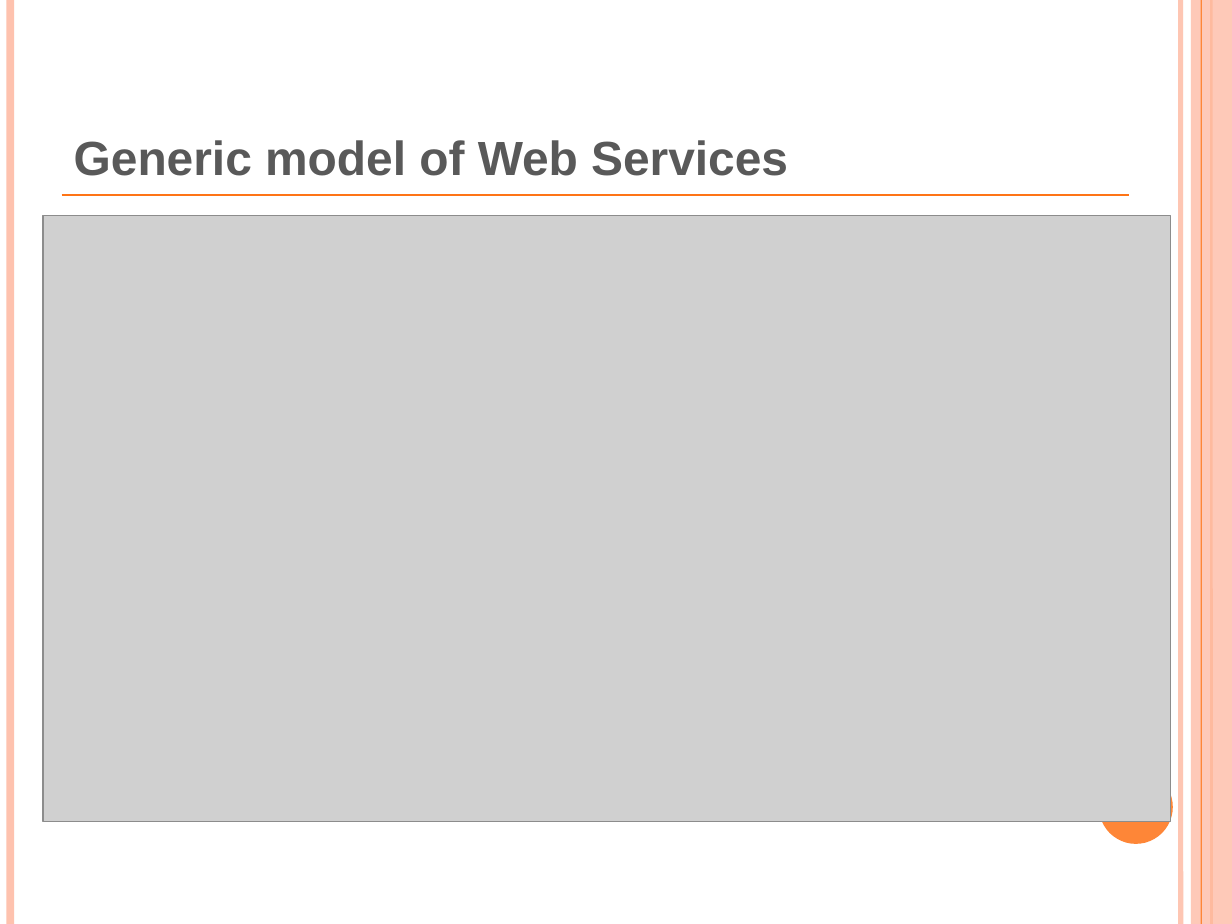
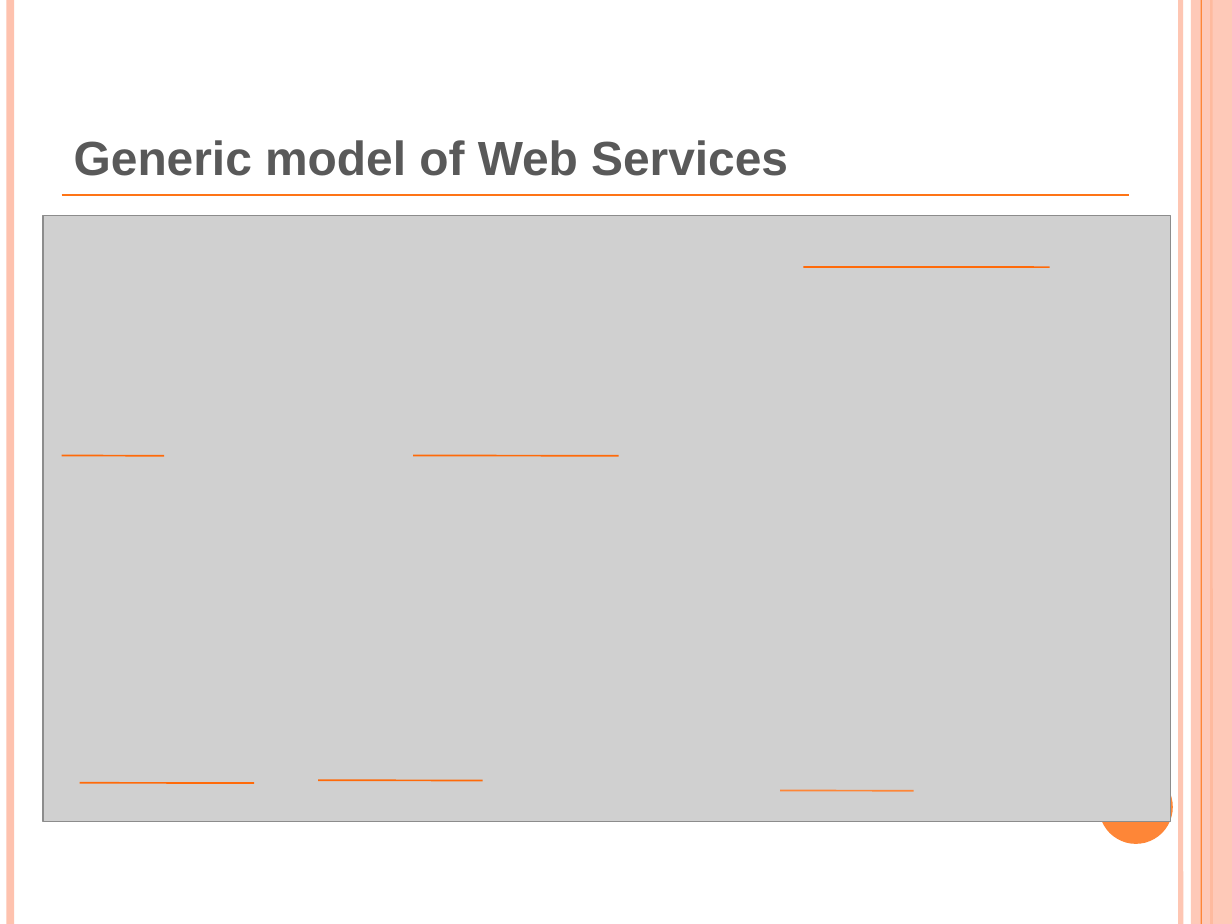
Before and after one commit to obi-ontology/obi-legacy-svn, a slide deck: slide 8 of trunk/docs/presentations/OBI workshop Oct 2011 Philly/WebService.pptx. Drawn at 1232x924 pixels with LibreOffice and Linux fonts; fonts in the diff are those of the drawing; grey boxes stand for pictures. Boxes give left, top, right and bottom in pixels: in the first picture for what was removed or moved away, otherwise in the second. Text is boxed around its words. In the diff, an @@ line names an element or a change of style, - is before the commit and + after.

```diff
--- a/trunk/docs/presentations/OBI workshop Oct 2011 Philly/WebService.pptx
+++ b/trunk/docs/presentations/OBI workshop Oct 2011 Philly/WebService.pptx
@@ line added from (803, 267) to (1050, 267), #FF6B0A 1 pt @@
@@ line added from (62, 456) to (164, 456), #FF6B0A 1 pt @@
@@ line added from (413, 456) to (618, 456), #FF6B0A 1 pt @@
@@ line added from (80, 782) to (254, 784), #FF6B0A 1 pt @@
@@ line added from (318, 780) to (483, 781), #FF6B0A 1 pt @@
@@ line added from (780, 791) to (914, 791), #FE8637 1 pt @@
```
Also in this commit, not shown: 3 other slides changed, 1 slide added, 7 slides removed, 2 other files.
